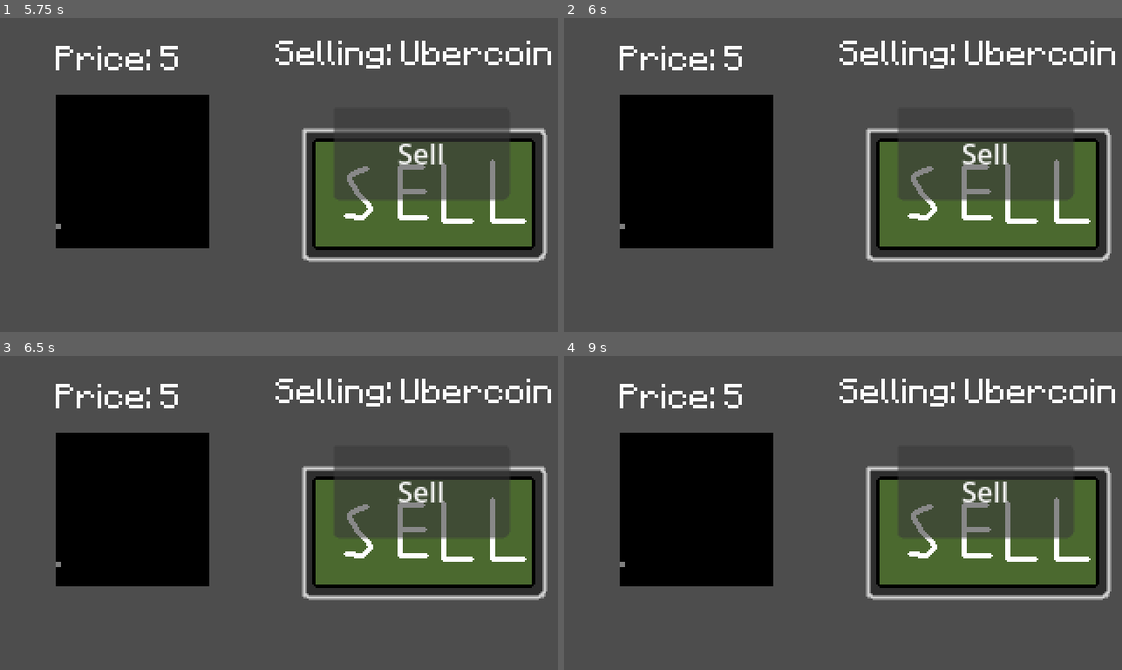
Above: before the commit, frames 1-4 (two rows, left to right).
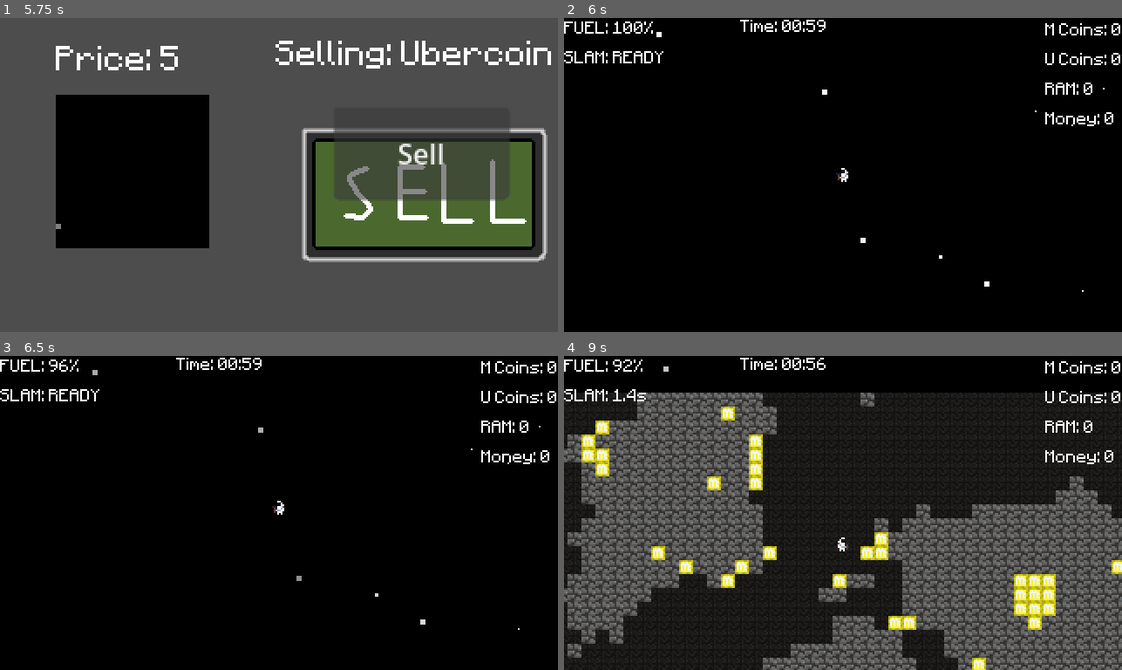
Above: after the commit, the same moments.

Repository: Larrycoder12/THM_Prod
Game: Godot game, scene res://scenes/selling_minigame.tscn
Two runs of this game, one before a commit and one after it. Both use one fixed random seed, a clock stepped at 60 frames per second and the inputs below. This scene is started directly instead of the project's main scene.
Inputs (mouse positions are in pixels of both pictures, inside the frame that each line leads up to):
- Up to frame 1 (5.75 s): click (424, 193) at 0.5 s; click "Sell" at 1.25 s; tap Enter at 2, 4.25 s; hold Right (right) 2.03-3.53 s; tap Space (dash) at 2.1, 2.85, 3.5, 3.6, 4.35, 5, 5.1 s; tap W (up) at 2.27, 3.02, 4.52, 5.27 s; hold A (left) 3.53-4.28 s; hold Right (right) from 4.28 s (still down)
- Up to frame 2 (6 s): tap Enter at 5.75 s; release Right (right) at 5.78 s; hold A (left) from 5.78 s (still down); tap Space (dash) at 5.85 s
- Up to frame 3 (6.5 s): keep holding A (left); tap W (up) at 6.02 s
- Up to frame 4 (9 s): release A (left) at 6.53 s; hold Right (right) 6.53-7.28 s; tap Space (dash) every 0.75 s from 6.6 to 8.85 s; hold A (left) 7.28-8.78 s; tap W (up) at 7.52, 8.27 s; hold Right (right) from 8.78 s (still down)

Frame 1 is identical in both runs. In frame 2, 86% of the frame differs, in the area x 0-100%, y 0-100%; in frame 3, 86%; in frame 4, 88%.

Commit message:
Final update

Diff:
--- a/project.godot
+++ b/project.godot
@@ -14,6 +14,10 @@
 run/main_scene="uid://dyxyptenevoi7"
 config/features=PackedStringArray("4.6", "Forward Plus")
 config/icon="res://icon.svg"
+
+[autoload]
+
+GameState="*uid://btfbqqk6xat2f"
 
 [display]
 
--- /dev/null
+++ b/scripts/GameState.gd
@@ -0,0 +1,13 @@
+extends Node
+
+var m_coins = 0
+var u_coins = 0
+var money = 0
+# Called when the node enters the scene tree for the first time.
+func _ready() -> void:
+	pass # Replace with function body.
+
+
+# Called every frame. 'delta' is the elapsed time since the previous frame.
+func _process(delta: float) -> void:
+	pass
--- a/scripts/player.gd
+++ b/scripts/player.gd
@@ -21,6 +21,7 @@
 var m_coins = 0
 var u_coins = 0
 var ram = 0
+var money = 0
 @onready var timerz: Label = $"../CanvasLayer/Timer"
 @onready var label: Label = $"../CanvasLayer/Label"
 @onready var status_label: Label = $"../CanvasLayer/StatusLabel"
@@ -31,7 +32,14 @@
 func timer(seconds: float):
 	time_left = seconds
 	timer_active = true
+
+func _ready():
+	timer(60)
+	money = GameState.money
 func _physics_process(delta: float) -> void:
+
+
+
 	if timer_active and time_left > 0:
 		time_left -= delta
 		if time_left <= 0:
@@ -92,7 +100,7 @@
 					velocity.y = VERT_BOUNCE if n.y > 0 else -VERT_BOUNCE * 4
 
 	# Update Resource Label
-	label.text = "M Coins: %d\nU Coins: %d\nRAM: %d" % [m_coins, u_coins, ram]
+	label.text = "M Coins: %d\nU Coins: %d\nRAM: %d\nMoney: %d" % [m_coins, u_coins, ram, money]
 
 	# Update Status Label (Fuel and Slam)
 	var dash_text = "READY" if dash_cooldown_timer <= 0 else str(snapped(dash_cooldown_timer, 0.1)) + "s"
@@ -110,7 +118,9 @@
 		match atlas:
 			Vector2i(0, 0): u_coins += 1
 			Vector2i(0, 1): m_coins += 1
-			Vector2i(0, 2), Vector2i(1, 2): ram += 1
+			Vector2i(0, 2), Vector2i(1, 2):
+				ram += 1
+				money -= 10
 
 
 func update_timer_display():
@@ -122,9 +132,11 @@
 func _on_timer_out():
 	print("Time is up!")
 	tpto(spawn_point.global_position)
+	GameState.money = money
+	GameState.m_coins = m_coins
+	GameState.u_coins = u_coins
+	get_tree().change_scene_to_file("res://scenes/sell_graph.tscn")
 func tpto(tpos: Vector2):
 	global_position = tpos
 	velocity = Vector2.ZERO
 	slamming = false
-func _ready():
-	timer(10)
--- a/scripts/sell_graph.gd
+++ b/scripts/sell_graph.gd
@@ -208,6 +208,9 @@
 		revealing = true
 		label2.text = "Selling: Ubercoin"
 		reveal_columns(0)
+		GameState.money += GameState.m_coins*sell_price
 		n += 1
 	else:
-		pass
+		GameState.money += GameState.u_coins*sell_price
+		await get_tree().create_timer(3.0).timeout
+		get_tree().change_scene_to_file("res://scenes/node_2d.tscn")
Not shown: 1 places in scenes/sell_graph.tscn that only renumber resources
Not shown, added: scripts/GameState.gd.uid
